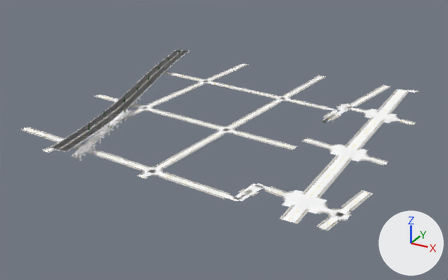
One commit to the glTF model game/assets/city/roads/roads_-3_-1.gltf: the scene before it, then after it.
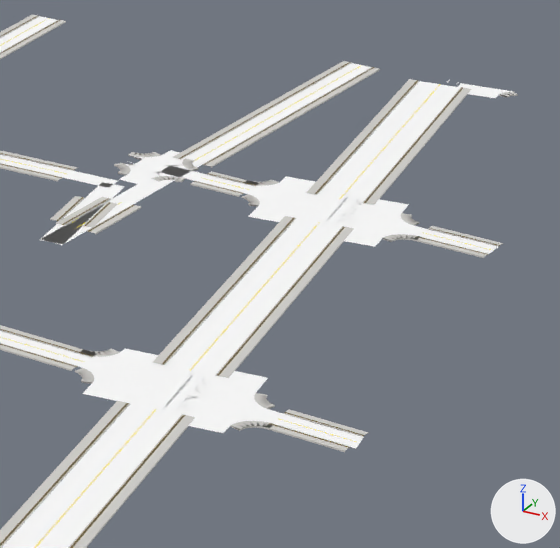
The first picture shows the older version from a 50 mm lens placed at (-855.0, -561.0, 360.0), pointed at (-1289.0, 229.0, -35.0). The close-ups show the older and then the newer version on the part from 70% to 96% of the width and 26% to 66% of the height of that picture. Only the edits that show in the close-ups are written down. Arrows for +X, +Y and +Z are at lower right; the lights stay in place. Objects named as collision shapes, trigger or cutter boxes, shadow casters or lower levels of detail are left out. Vertices at exactly the same position are counted once.

Objects in the first close-up: 'roads_-3_-1_Road_Tactile_Strip', 'roads_-3_-1_SH_kerb', 'roads_-3_-1_SH_road_marking_white', 'roads_-3_-1_SH_road_marking_yellow', 'roads_-3_-1_SH_sidewalk', 'roads_-3_-1_SH_wet_asphalt'.
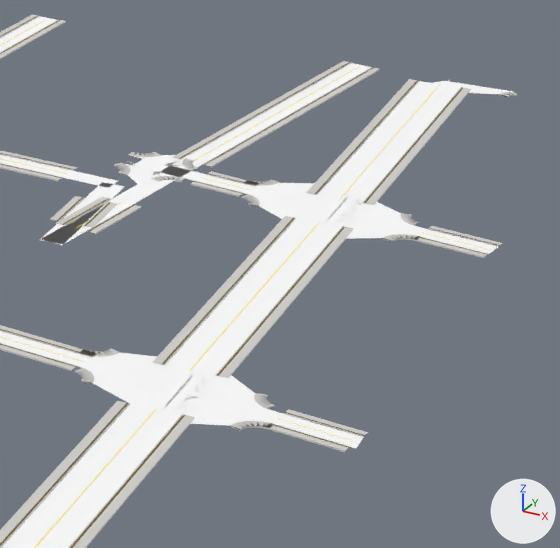
Edits to the scene script, one JSON object a line:
```json
{"block": "me_roads__3__1_sh_wet_asphalt", "where": "# used by ob_roads__3__1_sh_wet_asphalt; location = (0.0, 0.0, 0.0)"}
{"op": "remove", "block": "me_roads__3__1_sh_wet_asphalt", "code": "me_roads__3__1_sh_wet_asphalt.from_pydata(...)  # 16413 vertices, 29764 faces; spans x -1549.0..-1019.0, y -6.0..516.0, z 0.0..12.0"}
{"op": "add", "block": "me_roads__3__1_sh_wet_asphalt", "code": "me_roads__3__1_sh_wet_asphalt.from_pydata(...)  # 16409 vertices, 29764 faces; spans x -1549.0..-1019.0, y -6.0..516.0, z 0.0..12.0"}
{"block": "me_roads__3__1_sh_wet_asphalt", "change": "me_roads__3__1_sh_wet_asphalt part 1: 48 vertices moved from x -1150.0..-1058.0, y 339.0..393.0, z 0.0 to x -1148.0..-1062.0, y 339.0..392.0, z 0.0"}
{"block": "me_roads__3__1_sh_wet_asphalt", "change": "me_roads__3__1_sh_wet_asphalt part 2: 30 vertices moved from x -1102.0..-1058.0, y 183.0..225.0, z 0.0 to x -1098.0..-1062.0, y 183.0..225.0, z 0.0; 2 vertices removed from x -1074.0..-1059.0, y 225.0, z 0.0"}
{"block": "me_roads__3__1_sh_wet_asphalt", "change": "me_roads__3__1_sh_wet_asphalt part 3: 13 vertices moved from x -1074.0..-1058.0, y 501.0..512.0, z 0.0 to x -1088.0..-1062.0, y 501.0..512.0, z 0.0; 1 vertex removed from x -1063.0, y 512.0, z 0.0; 1 vertex added at x -1075.0, y 512.0, z 0.0"}
{"block": "me_roads__3__1_sh_wet_asphalt", "change": "other edits to the shape of me_roads__3__1_sh_wet_asphalt do not show in these pictures"}
```

Boxes [x1, y1, x2, y2] around the edits, measured in the close-ups (560 x 548 px; the box of a moved part takes in the faces that stretch with it):
```json
{"part": 1, "of": "me_roads__3__1_sh_wet_asphalt", "change": "moved or reshaped", "before": [119, 150, 409, 247], "after": [128, 155, 401, 239]}
{"part": 2, "of": "me_roads__3__1_sh_wet_asphalt", "change": "moved or reshaped", "before": [83, 348, 268, 433], "after": [93, 353, 255, 426]}
{"part": 3, "of": "me_roads__3__1_sh_wet_asphalt", "change": "moved or reshaped", "before": [458, 83, 499, 98], "after": [434, 81, 499, 94]}
```
